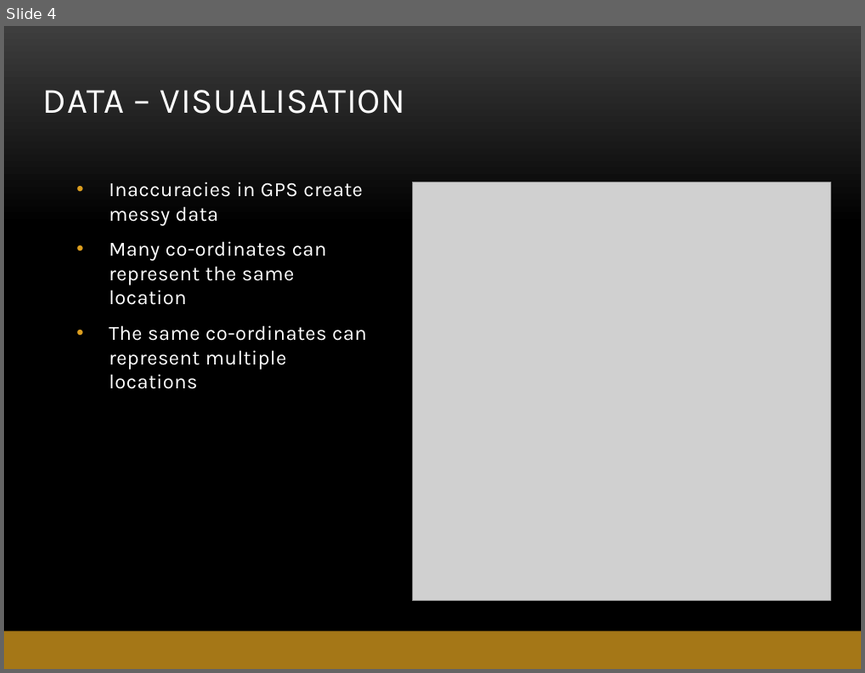
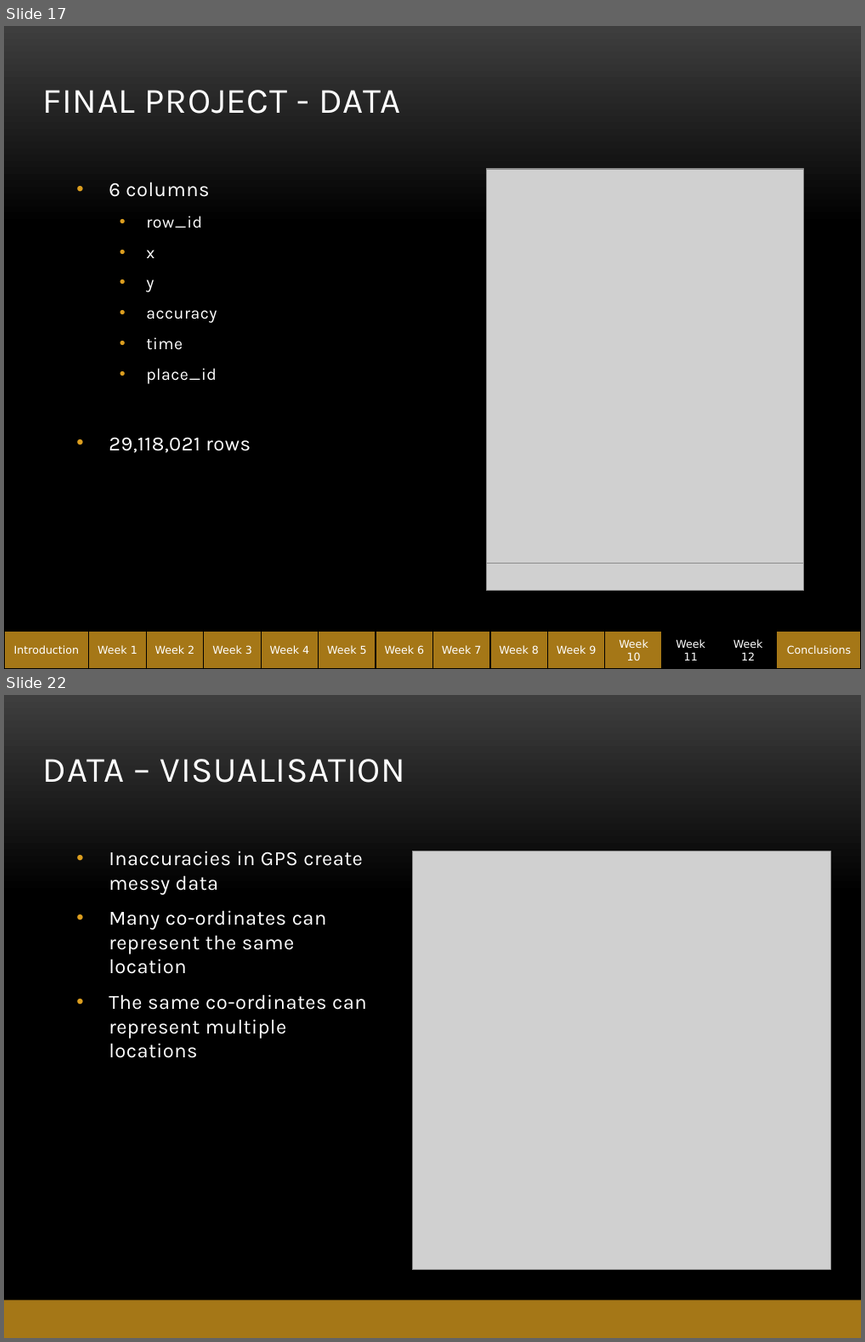
Before and after one commit to abe1ge/teletubbiesQAC, a slide deck: FinalPresentation.pptx. Shown one above the other, each under a label of ours: slide 4 before the commit, slides 17 and 22 after it; the slides between them are not shown. The pictures are 865x673 and 865x1342 pixels, drawn with LibreOffice and Linux fonts; fonts in the diff are those of the drawing; grey boxes stand for pictures; background and template pictures are left out. Boxes give left, top, right and bottom in pixels: in the first picture for what was removed or moved away, otherwise in the second. Text is boxed around its words. In the diff, an @@ line names an element or a change of style, - is before the commit and + after.

```diff
--- a/FinalPresentation.pptx
+++ b/FinalPresentation.pptx
@@ slide 17 added at <box>4,26,861,669</box>, background picture (left out); not listed: 1 template element that a slide beside it also shows @@
@@ title added at <box>43,90,401,114</box>, 30 pt, text #FFFFFF @@
+FINAL PROJECT - DATA
@@ picture added at <box>487,169,803,562</box> @@
@@ text added at <box>109,182,250,453</box>, 14 pt, text #FFFFFF @@
+• 6 columns
+  • row_id
+  • x
+  • y
+  • accuracy
+  • time
+  • place_id
+• 29,118,021 rows
@@ picture added at <box>487,562,803,590</box> @@
@@ group added at <box>4,631,861,669</box>: 14 rectangles @@
+Introduction
+Week 3
+Week 2
+Week 4
+Week 1
+Week 5
+Week 6
+Week 7
+Week 8
+Week 9
+Week 10
+Week 11
+Week 12
+Conclusions
@@ what was slide 4 is now slide 22 @@
```
Also in this commit, not shown: 3 slides changed, 17 other slides added.
